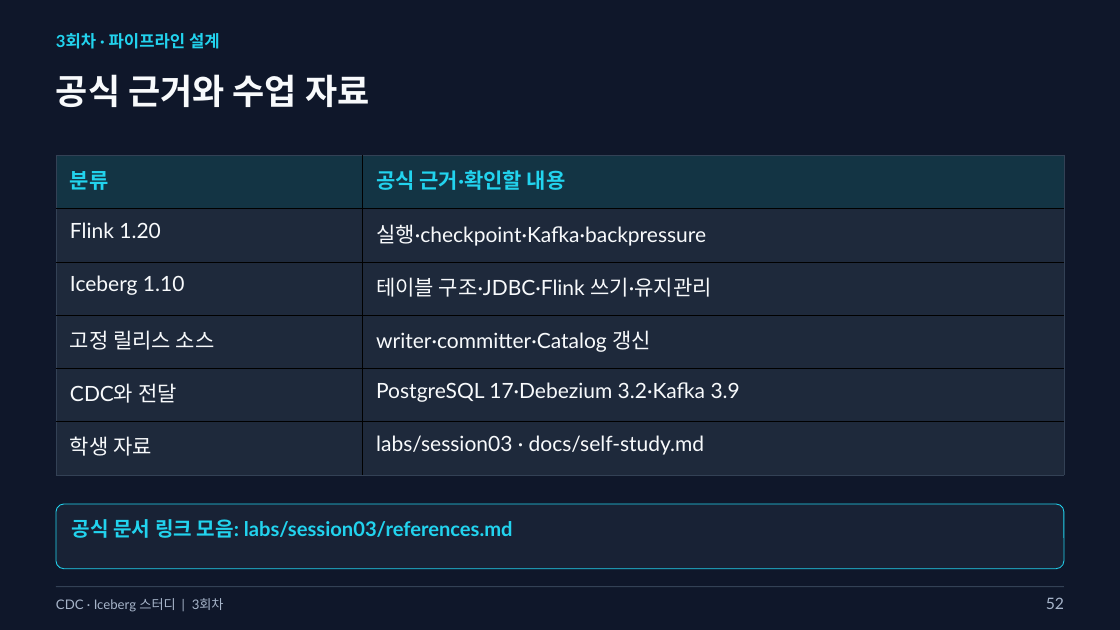
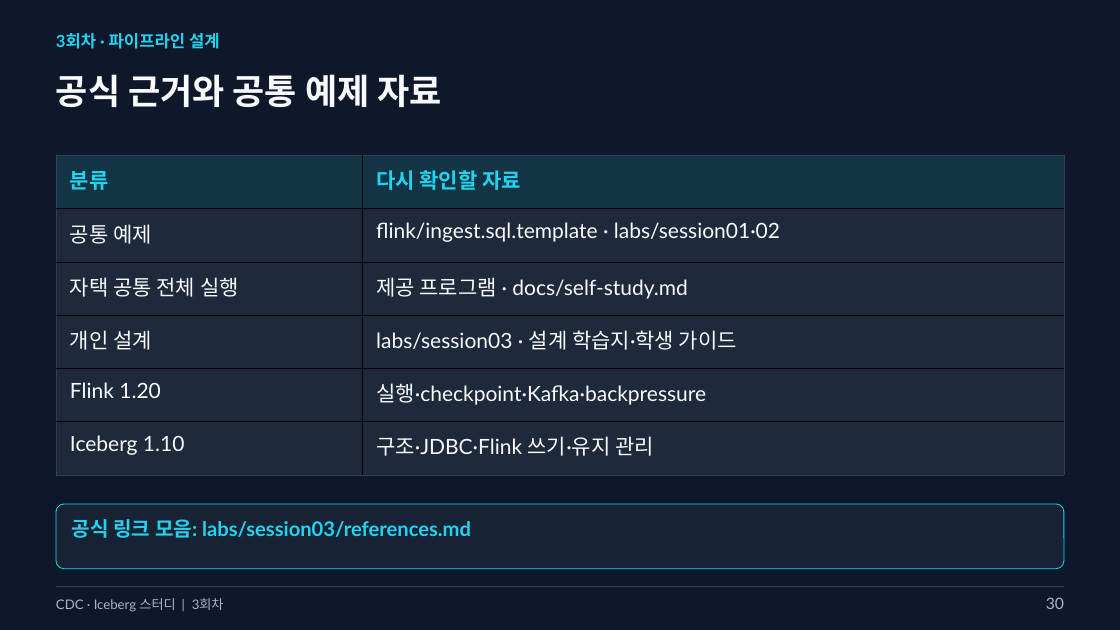
Before and after one commit to kim-dabin/cdc-lakehouse-study, a slide deck: slide 30 of labs/session03/slides/03-session03.pptx (slide 52 before the commit). Drawn at 1120x630 pixels with LibreOffice and Linux fonts; fonts in the diff are those of the drawing. Boxes give left, top, right and bottom in pixels: in the first picture for what was removed or moved away, otherwise in the second. Text is boxed around its words. In the diff, an @@ line names an element or a change of style, - is before the commit and + after.

Commit message:
Align Session 3 to reviewed 30-slide roadmap and common example

```diff
--- a/labs/session03/slides/03-session03.pptx
+++ b/labs/session03/slides/03-session03.pptx
@@ text at (56,74,441,107): text changed @@
-공식 근거와 수업 자료
+공식 근거와 공통 예제 자료
@@ table at (56,155,1065,475) @@
-row 1: 분류 | 공식 근거·확인할 내용
+row 1: 분류 | 다시 확인할 자료
+row 2: 공통 예제 | flink/ingest.sql.template · labs/session01·02
+row 3: 자택 공통 전체 실행 | 제공 프로그램 · docs/self-study.md
+row 4: 개인 설계 | labs/session03 · 설계 학습지·학생 가이드
-row 3: Iceberg 1.10 | 테이블 구조·JDBC·Flink 쓰기·유지관리
-row 4: 고정 릴리스 소스 | writer·committer·Catalog 갱신
-row 5: CDC와 전달 | PostgreSQL 17·Debezium 3.2·Kafka 3.9
-row 6: 학생 자료 | labs/session03 · docs/self-study.md
+row 6: Iceberg 1.10 | 구조·JDBC·Flink 쓰기·유지 관리
@@ text at (72,519,471,538): text changed @@
-공식 문서 링크 모음: labs/session03/references.md
+공식 링크 모음: labs/session03/references.md
@@ text at (1046,597,1064,609): text changed @@
-52
+30
```
Also in this commit, not shown: 26 other slides changed, 3 slides added, 25 slides removed, 10 other files.
